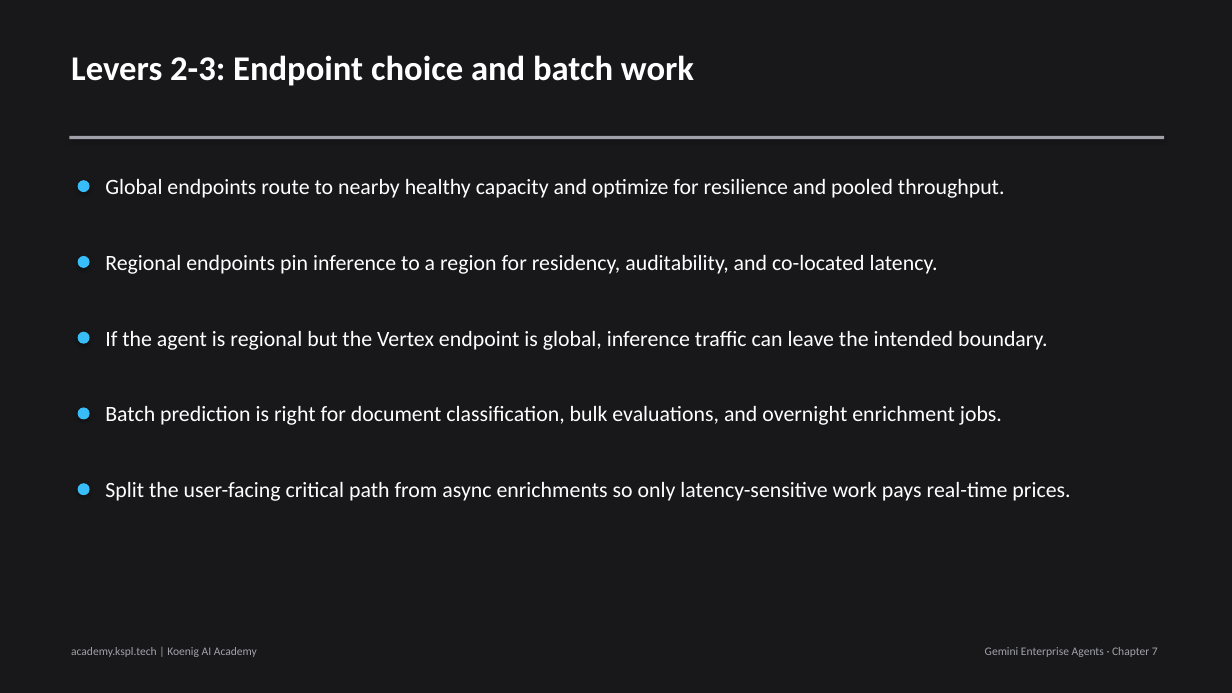
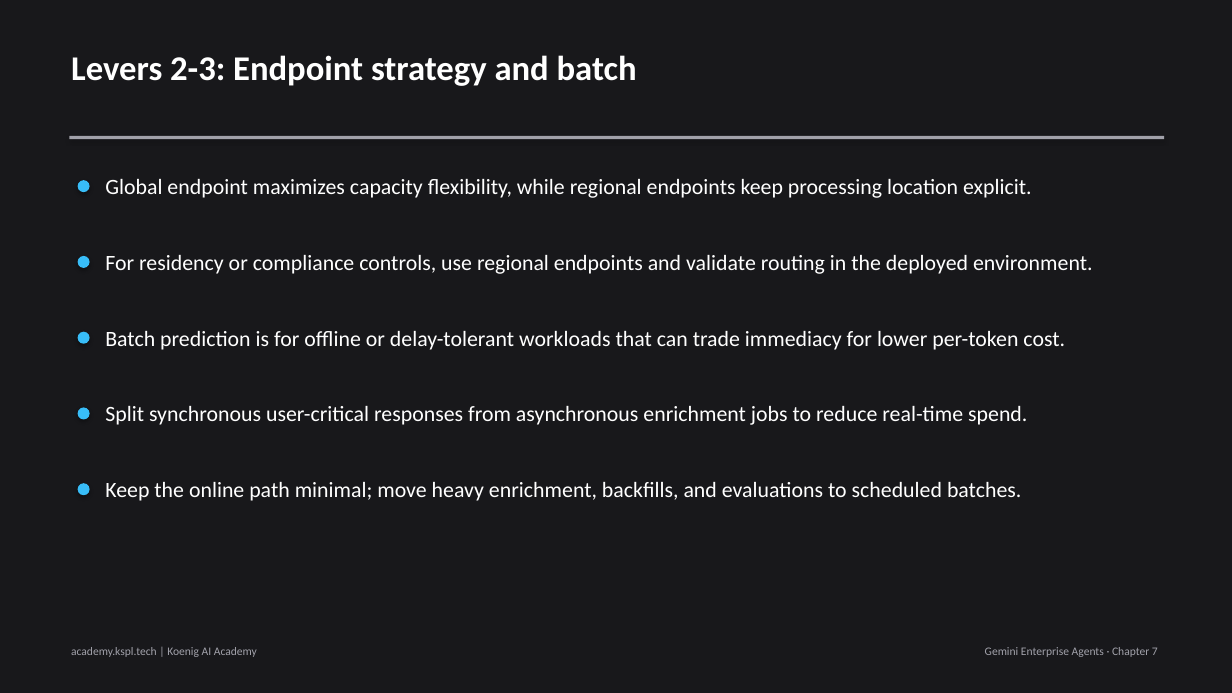
Before and after one commit to Koenig-Solutions-Private-Limited/koenig-ai-org, a slide deck: slide 5 of vault/courses/gemini-enterprise-agents/ch07-slides.pptx. Drawn at 1232x693 pixels with LibreOffice and Linux fonts; fonts in the diff are those of the drawing. Boxes give left, top, right and bottom in pixels: in the first picture for what was removed or moved away, otherwise in the second. Text is boxed around its words. In the diff, an @@ line names an element or a change of style, - is before the commit and + after.

```diff
--- a/vault/courses/gemini-enterprise-agents/ch07-slides.pptx
+++ b/vault/courses/gemini-enterprise-agents/ch07-slides.pptx
@@ text at [71,55,637,86]: text changed @@
-Levers 2-3: Endpoint choice and batch work
+Levers 2-3: Endpoint strategy and batch
@@ text at [105,179,1032,198]: text changed @@
-Global endpoints route to nearby healthy capacity and optimize for resilience and pooled throughput.
+Global endpoint maximizes capacity flexibility, while regional endpoints keep processing location explicit.
@@ text at [105,255,1093,274]: text changed @@
-Regional endpoints pin inference to a region for residency, auditability, and co-located latency.
+For residency or compliance controls, use regional endpoints and validate routing in the deployed environment.
@@ text at [105,331,1065,350]: text changed @@
-If the agent is regional but the Vertex endpoint is global, inference traffic can leave the intended boundary.
+Batch prediction is for offline or delay-tolerant workloads that can trade immediacy for lower per-token cost.
@@ text at [105,406,1027,425]: text changed @@
-Batch prediction is right for document classification, bulk evaluations, and overnight enrichment jobs.
+Split synchronous user-critical responses from asynchronous enrichment jobs to reduce real-time spend.
@@ text at [105,482,1021,501]: text changed @@
-Split the user-facing critical path from async enrichments so only latency-sensitive work pays real-time prices.
+Keep the online path minimal; move heavy enrichment, backfills, and evaluations to scheduled batches.
```
Also in this commit, not shown: 6 other slides changed, 1 slide removed, 12 other files.
